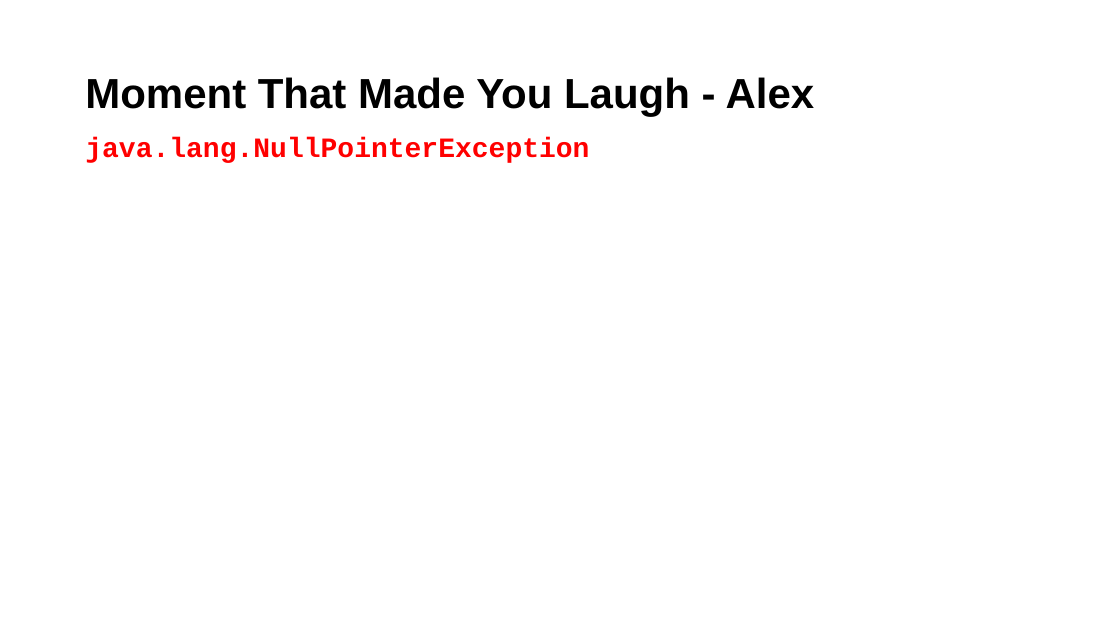
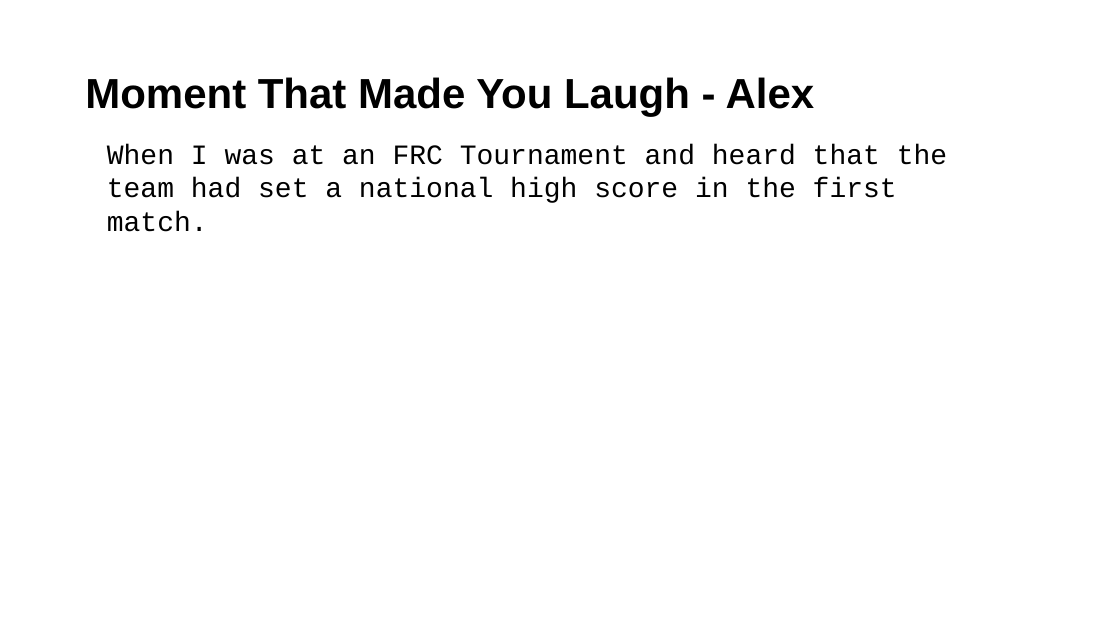
Before and after one commit to FTC7347/2015-Documentation, a slide deck: slide 2 of SeasonRecap.pptx. Drawn at 1120x630 pixels with LibreOffice and Linux fonts; fonts in the diff are those of the drawing. Boxes give left, top, right and bottom in pixels: in the first picture for what was removed or moved away, otherwise in the second. Text is boxed around its words. In the diff, an @@ line names an element or a change of style, - is before the commit and + after.

```diff
--- a/SeasonRecap.pptx
+++ b/SeasonRecap.pptx
@@ text removed at (x1=85, y1=137, x2=589, y2=163) @@
-java.lang.NullPointerException
@@ text added at (x1=107, y1=144, x2=947, y2=232), 24 pt, text #000000 @@
+When I was at an FRC Tournament and heard that the team had set a national high score in the first match.
```
Also in this commit, not shown: 7 other slides changed.
